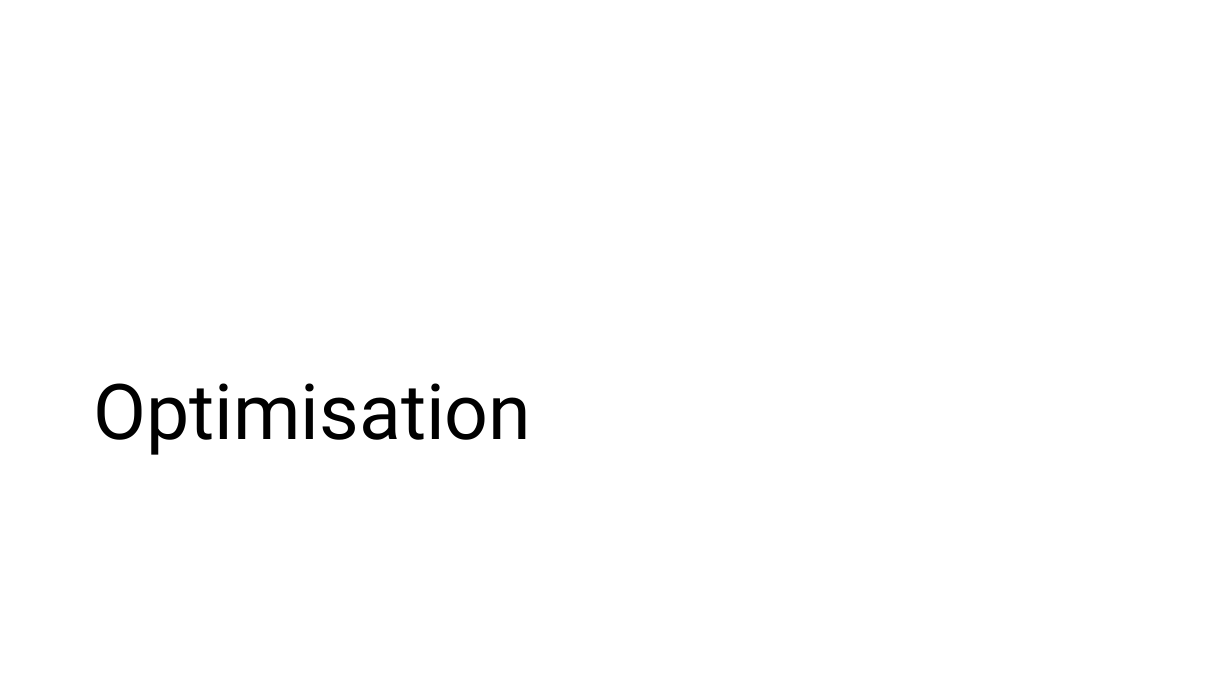
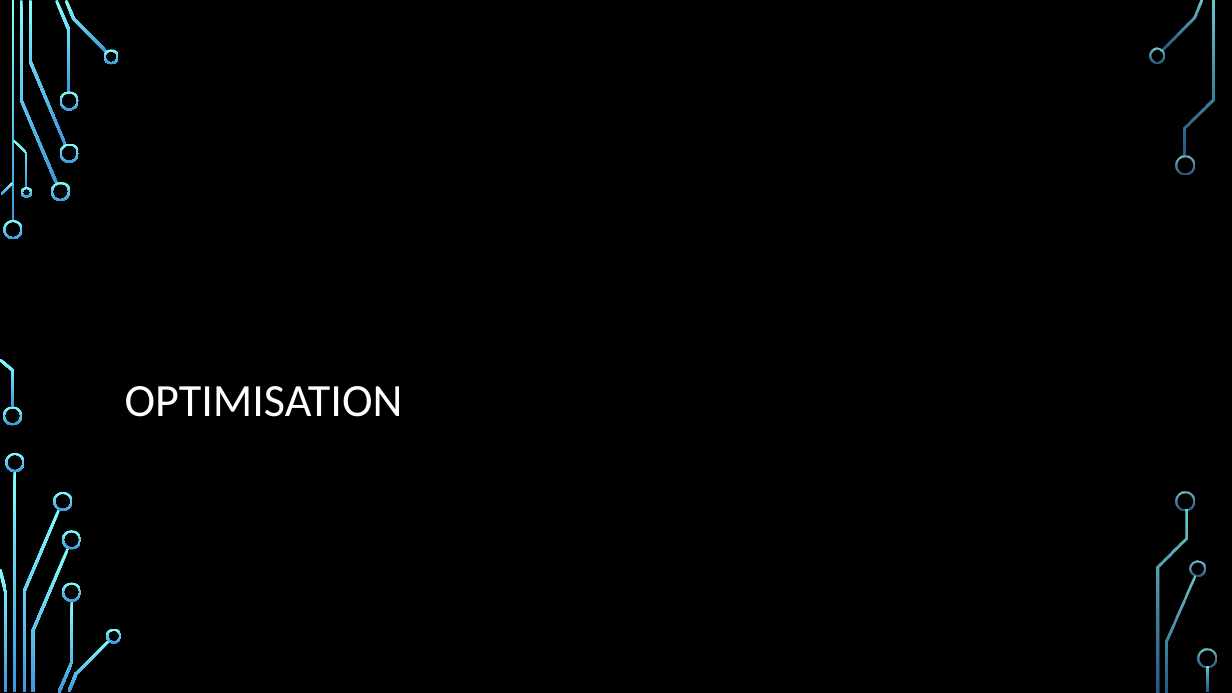
Before and after one commit to ddaniel2024/Project-4, a slide deck: slide 17 of Employee Attrition Prediction Presentation.pptx (slide 14 before the commit). Drawn at 1232x693 pixels with LibreOffice and Linux fonts; fonts in the diff are those of the drawing; background and template pictures are left out. Boxes give left, top, right and bottom in pixels: in the first picture for what was removed or moved away, otherwise in the second. Text is boxed around its words. In the diff, an @@ line names an element or a change of style, - is before the commit and + after.

```diff
--- a/Employee Attrition Prediction Presentation.pptx
+++ b/Employee Attrition Prediction Presentation.pptx
@@ background #FFFFFF to picture (left out) @@
@@ title at <box>125,386,403,417</box>: text changed; size 60 to 36 pt; font Roboto to Calibri; text colour #000000 to #FFFFFF @@
-Optimisation
+OPTIMISATION
@@ group added at <box>0,0,1217,693</box>: 33 freeform shapes, 3 rectangles @@
```
Also in this commit, not shown: 13 other slides changed, 4 slides added, 2 slides removed, 1 other file.
